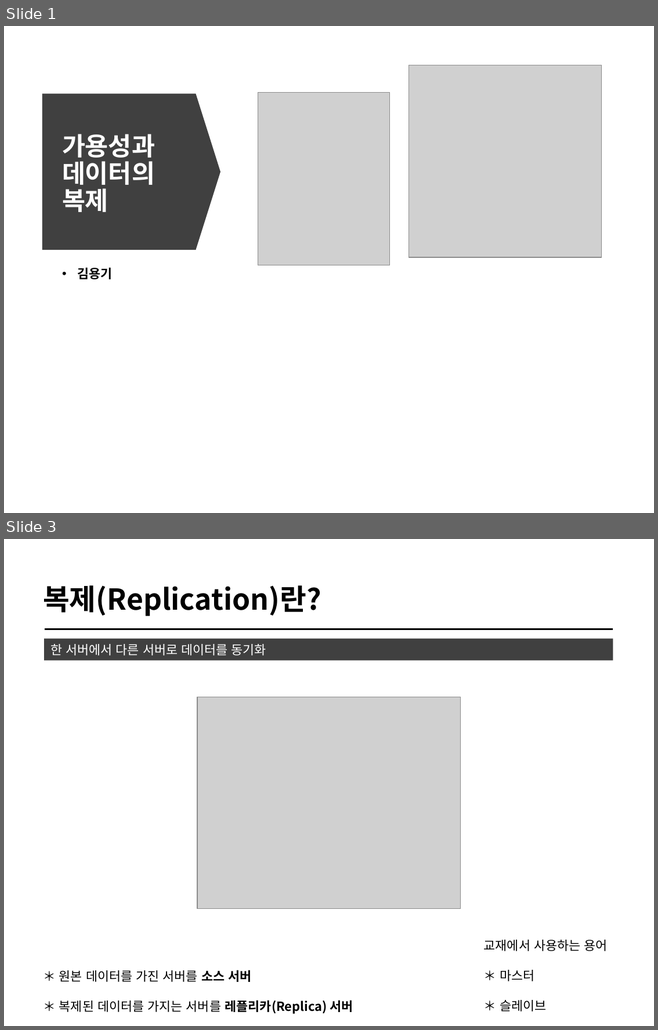
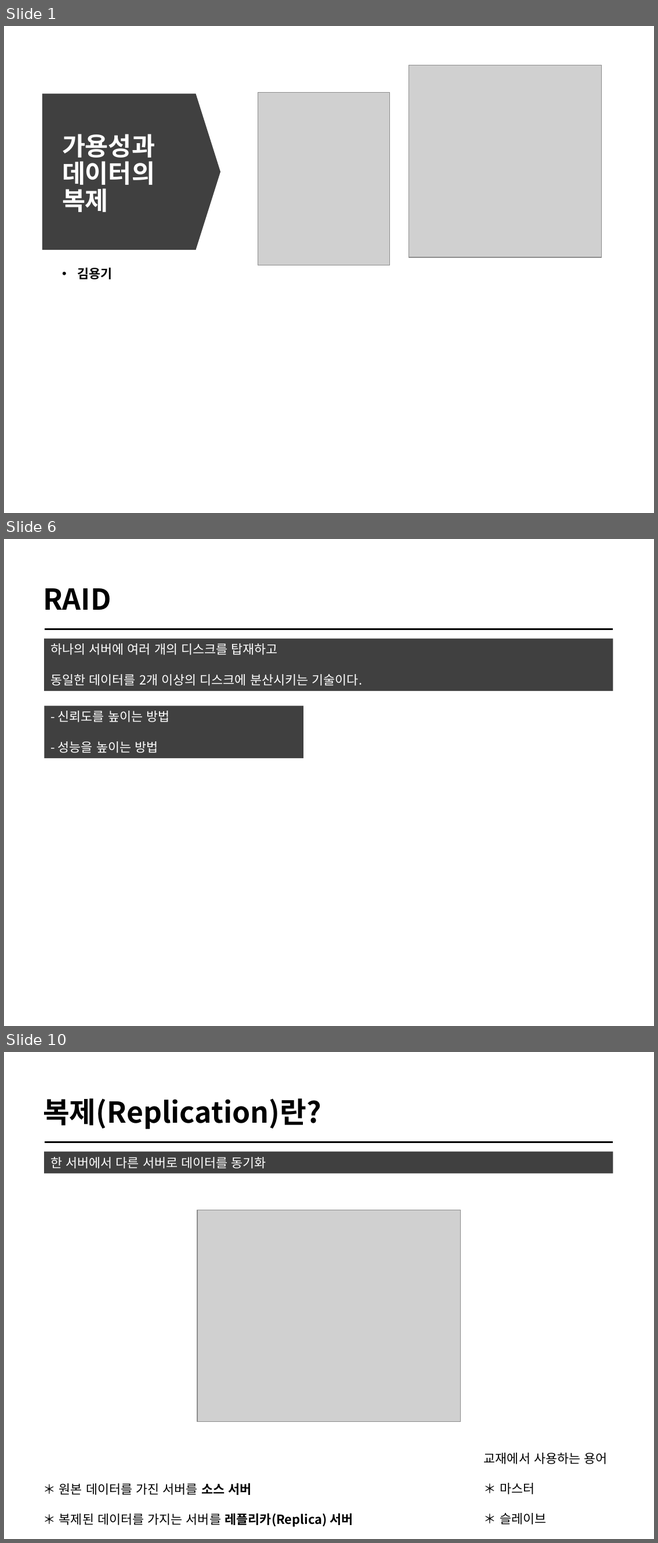
Before and after one commit to cs-study-org/cs-study, a slide deck: 23/yongki/Availability&Replication.pptx. Shown one above the other, each under a label of ours: slides 1 and 3 before the commit, slides 1, 6 and 10 after it; the slides between them are not shown. The pictures are 658x1030 and 658x1543 pixels, drawn with LibreOffice and Linux fonts; fonts in the diff are those of the drawing; grey boxes stand for pictures. Boxes give left, top, right and bottom in pixels: in the first picture for what was removed or moved away, otherwise in the second. Text is boxed around its words. In the diff, an @@ line names an element or a change of style, - is before the commit and + after.

```diff
--- a/23/yongki/Availability&Replication.pptx
+++ b/23/yongki/Availability&Replication.pptx
@@ slide 6 added at (x1=4, y1=539, x2=654, y2=1026), background #FFFFFF @@
@@ title added at (x1=43, y1=588, x2=111, y2=610), 32 pt, text #000000, bold @@
+RAID
@@ rectangle added at (x1=44, y1=638, x2=612, y2=691), fill #404040, 14 pt, text #FFFFFF @@
+하나의 서버에 여러 개의 디스크를 탑재하고
+동일한 데이터를 2개 이상의 디스크에 분산시키는 기술이다.
@@ line added from (45, 629) to (612, 629), #000000 2 pt @@
@@ rectangle added at (x1=44, y1=706, x2=303, y2=759), fill #404040, 14 pt, text #FFFFFF @@
+- 신뢰도를 높이는 방법
+- 성능을 높이는 방법
@@ what was slide 3 is now slide 10 @@
```
Also in this commit, not shown: 6 slides changed, 8 other slides added, 1 other file.
